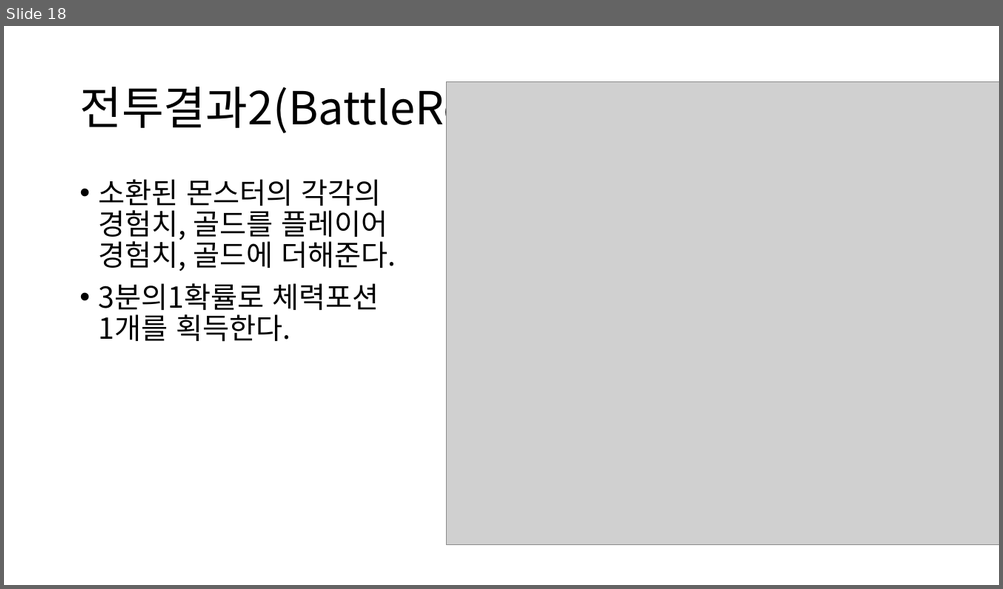
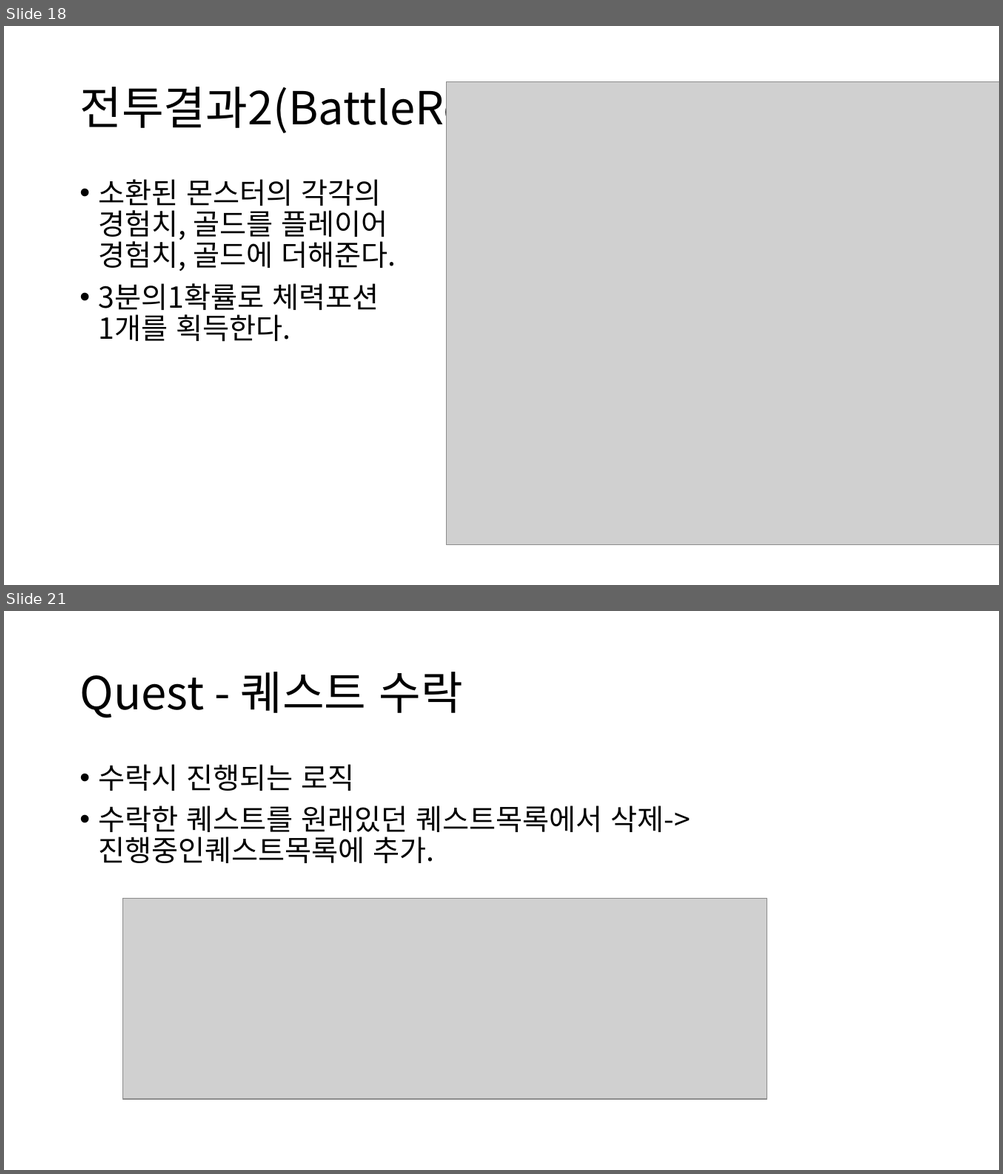
Before and after one commit to sh010207/TextRPG, a slide deck: 수조.pptx. Shown one above the other, each under a label of ours: slide 18 before the commit, slides 18 and 21 after it; the slides between them are not shown. The pictures are 1003x589 and 1003x1174 pixels, drawn with LibreOffice and Linux fonts; fonts in the diff are those of the drawing; grey boxes stand for pictures. Boxes give left, top, right and bottom in pixels: in the first picture for what was removed or moved away, otherwise in the second. Text is boxed around its words. In the diff, an @@ line names an element or a change of style, - is before the commit and + after.

```diff
--- a/수조.pptx
+++ b/수조.pptx
@@ slide 21 added at (x1=4, y1=611, x2=999, y2=1170), background #FFFFFF @@
@@ title added at (x1=79, y1=672, x2=463, y2=718), 44 pt, text #000000 @@
+Quest - 퀘스트 수락
@@ text added at (x1=99, y1=764, x2=690, y2=863), 28 pt, text #000000 @@
+• 수락시 진행되는 로직
+• 수락한 퀘스트를 원래있던 퀘스트목록에서 삭제->진행중인퀘스트목록에 추가.
@@ picture added at (x1=122, y1=898, x2=766, y2=1099) @@
```
Also in this commit, not shown: 2 slides changed, 4 other slides added, 2 other files.
